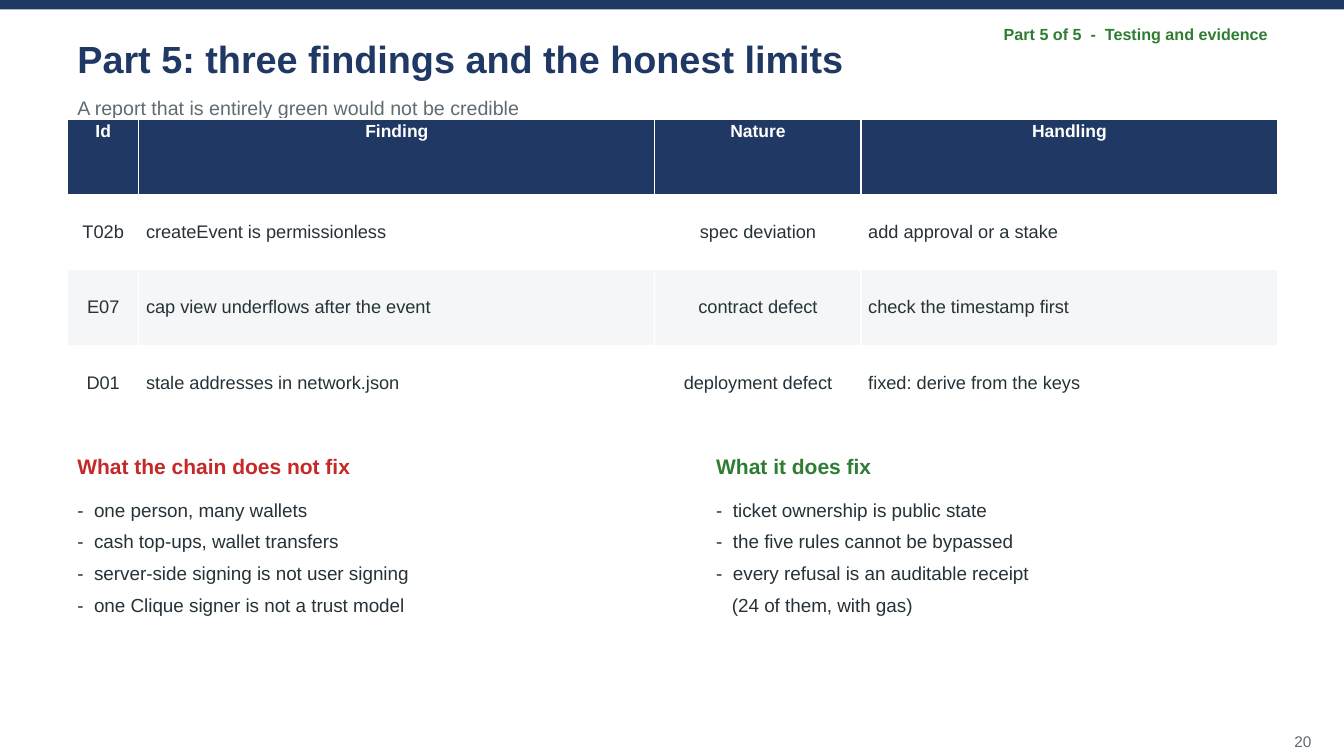
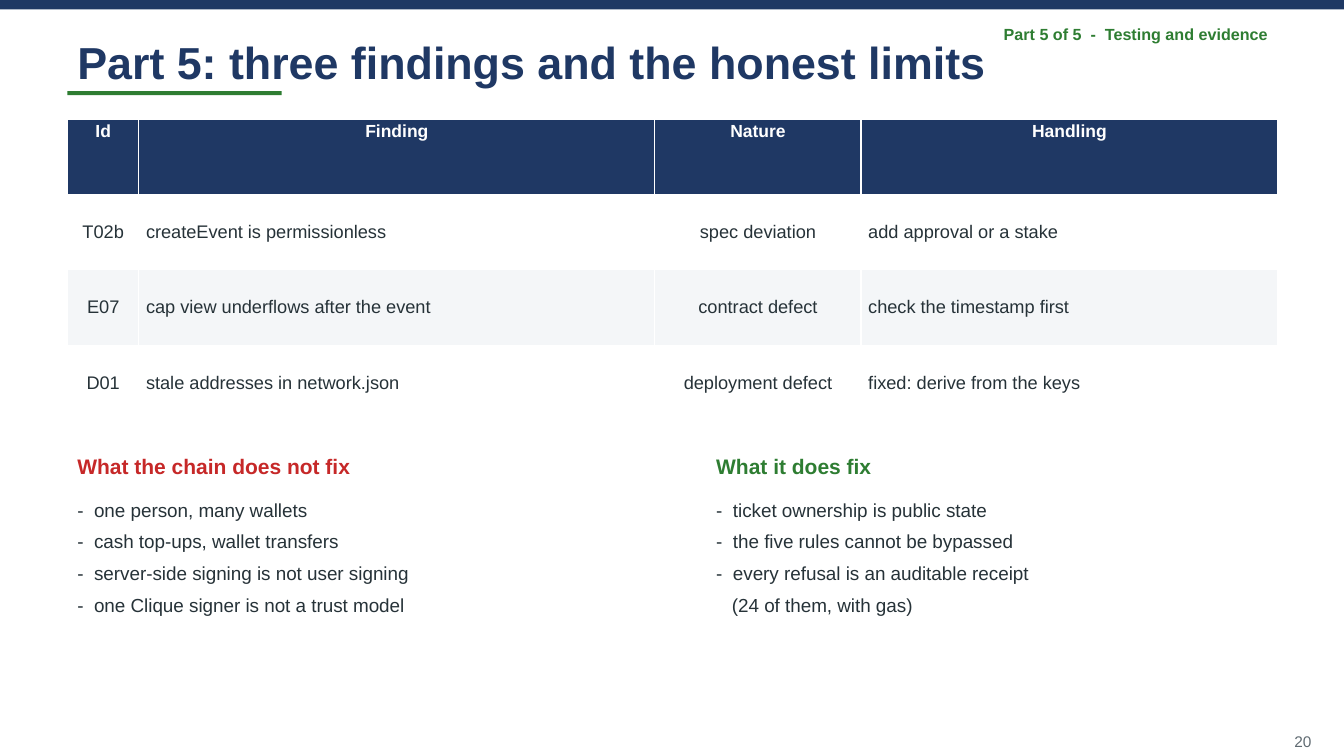
Before and after one commit to wangzai-dao/FTEC5520_AntiScalping, a slide deck: slide 20 of presentation/final_presentation.pptx. Drawn at 1344x756 pixels with LibreOffice and Linux fonts; fonts in the diff are those of the drawing. Boxes give left, top, right and bottom in pixels: in the first picture for what was removed or moved away, otherwise in the second. Text is boxed around its words. In the diff, an @@ line names an element or a change of style, - is before the commit and + after.

Commit message:
Remove the subtitle line under every slide title
The grey kicker under each title ('No page builds a raw transaction', 'Every
negative case is forced on chain', ...) is gone. In its place a short rule in the
part colour sits under the title, so the title band still reads as a band without
repeating the headline in smaller type.

Titles grow by 2 pt to fill the space: 32 / 29 / 26 pt by length (was 30 / 27 / 24).
title_bar() keeps the kicker argument so call sites did not change; it is simply
no longer drawn.

```diff
--- a/presentation/final_presentation.pptx
+++ b/presentation/final_presentation.pptx
@@ text "Part 5: three findings and ..." at box(77, 46, 985, 88): size 27 to 32 pt @@
@@ rectangle added at box(68, 92, 282, 96), fill #2E7D32 @@
@@ text removed at box(77, 101, 519, 118) @@
-A report that is entirely green would not be credible
```
Also in this commit, not shown: 15 other slides changed, 1 other file.
